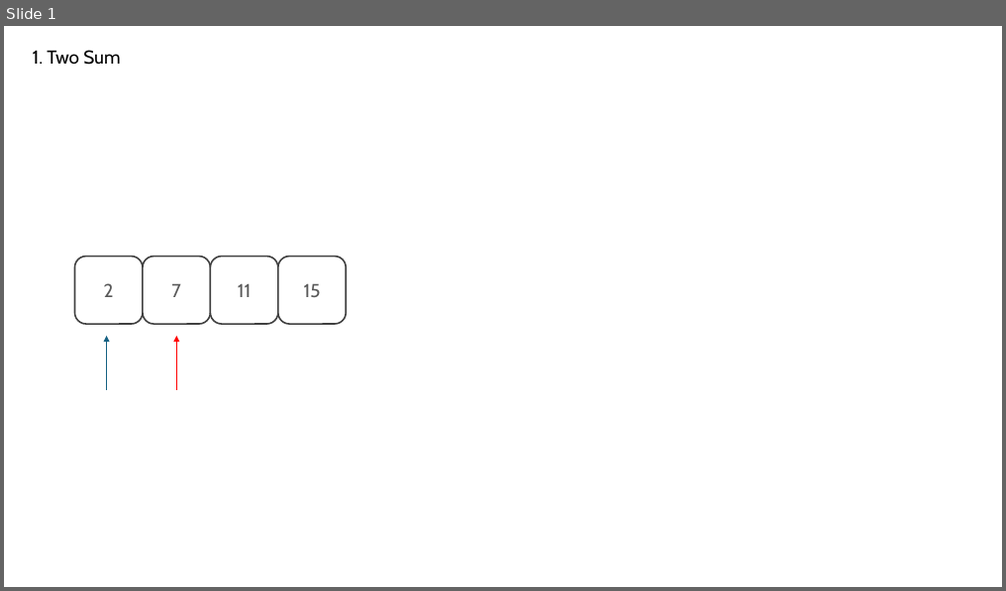
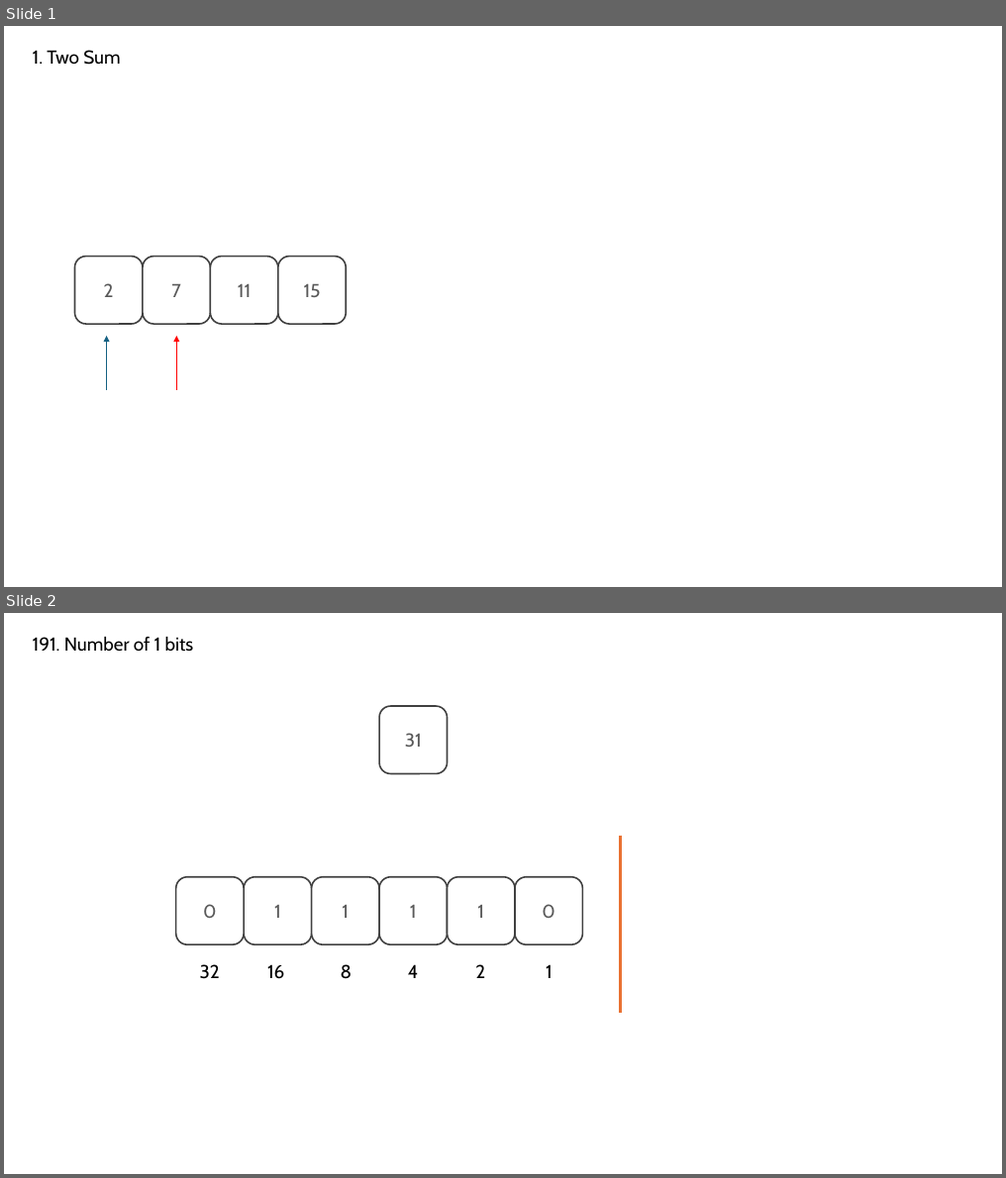
Before and after one commit to edubragabonfim/Leet-Code-Resolutions, a slide deck: Raciocionios.pptx. Shown one above the other, each under a label of ours: slide 1 before the commit, slides 1 and 2 after it. The pictures are 1006x591 and 1006x1178 pixels, drawn with LibreOffice and Linux fonts; fonts in the diff are those of the drawing. Boxes give left, top, right and bottom in pixels: in the first picture for what was removed or moved away, otherwise in the second. Text is boxed around its words. In the diff, an @@ line names an element or a change of style, - is before the commit and + after.

```diff
--- a/Raciocionios.pptx
+++ b/Raciocionios.pptx
@@ slide 2 added at [4,613,1002,1174], background #FFFFFF @@
@@ text added at [33,636,194,652], 18 pt, text #000000 @@
+191. Number of 1 bits
@@ rounded rectangle added at [379,706,448,774], fill #FFFFFF, outline #404040 1.5 pt, 18 pt, text #595959 @@
+31
@@ line added from (620, 836) to (620, 1014), #E97132 2.25 pt @@
@@ rounded rectangle added at [176,877,245,946], fill #FFFFFF, outline #404040 1.5 pt, 18 pt, text #595959 @@
+0
@@ rounded rectangle added at [244,877,312,946], fill #FFFFFF, outline #404040 1.5 pt, 18 pt, text #595959 @@
+1
@@ rounded rectangle added at [312,877,380,946], fill #FFFFFF, outline #404040 1.5 pt, 18 pt, text #595959 @@
+1
@@ rounded rectangle added at [379,877,448,946], fill #FFFFFF, outline #404040 1.5 pt, 18 pt, text #595959 @@
+1
@@ rounded rectangle added at [448,877,515,946], fill #FFFFFF, outline #404040 1.5 pt, 18 pt, text #595959 @@
+1
@@ rounded rectangle added at [515,877,583,946], fill #FFFFFF, outline #404040 1.5 pt, 18 pt, text #595959 @@
+0
@@ text added at [200,964,220,979], 18 pt, text #000000 @@
+32
@@ text added at [267,964,284,979], 18 pt, text #000000 @@
+16
@@ text added at [341,964,352,979], 18 pt, text #000000 @@
+8
@@ text added at [408,964,419,978], 18 pt, text #000000 @@
+4
@@ text added at [475,964,485,978], 18 pt, text #000000 @@
+2
@@ text added at [546,964,552,978], 18 pt, text #000000 @@
+1
```
Also in this commit, not shown: 1 other file.
